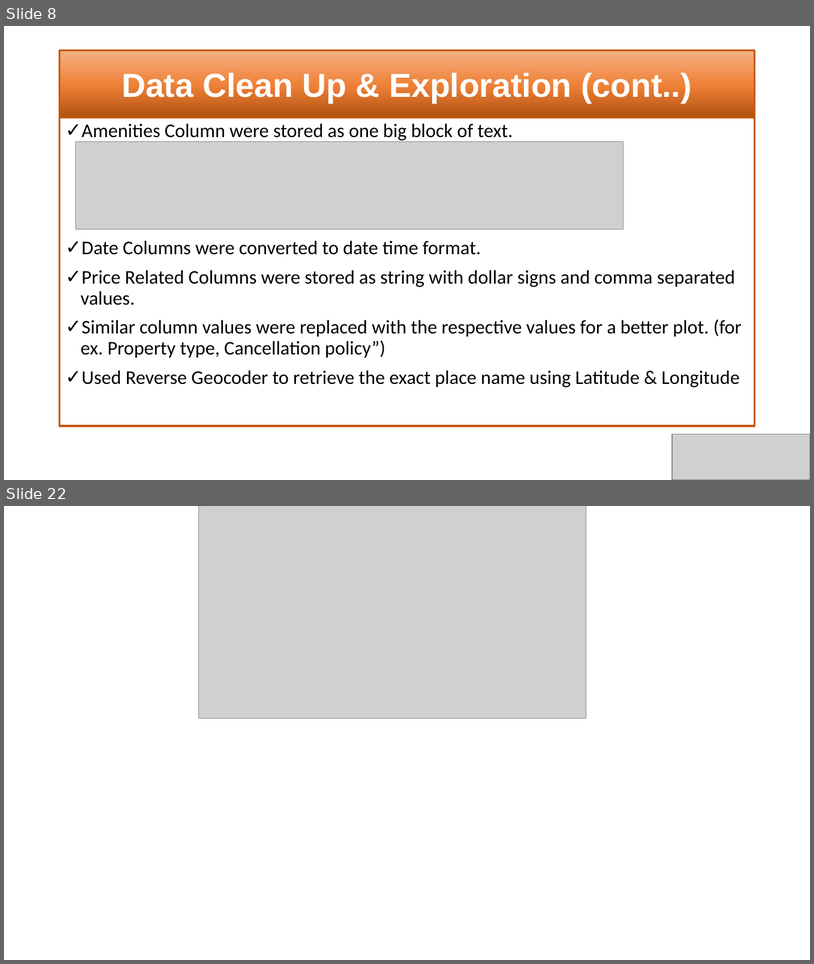
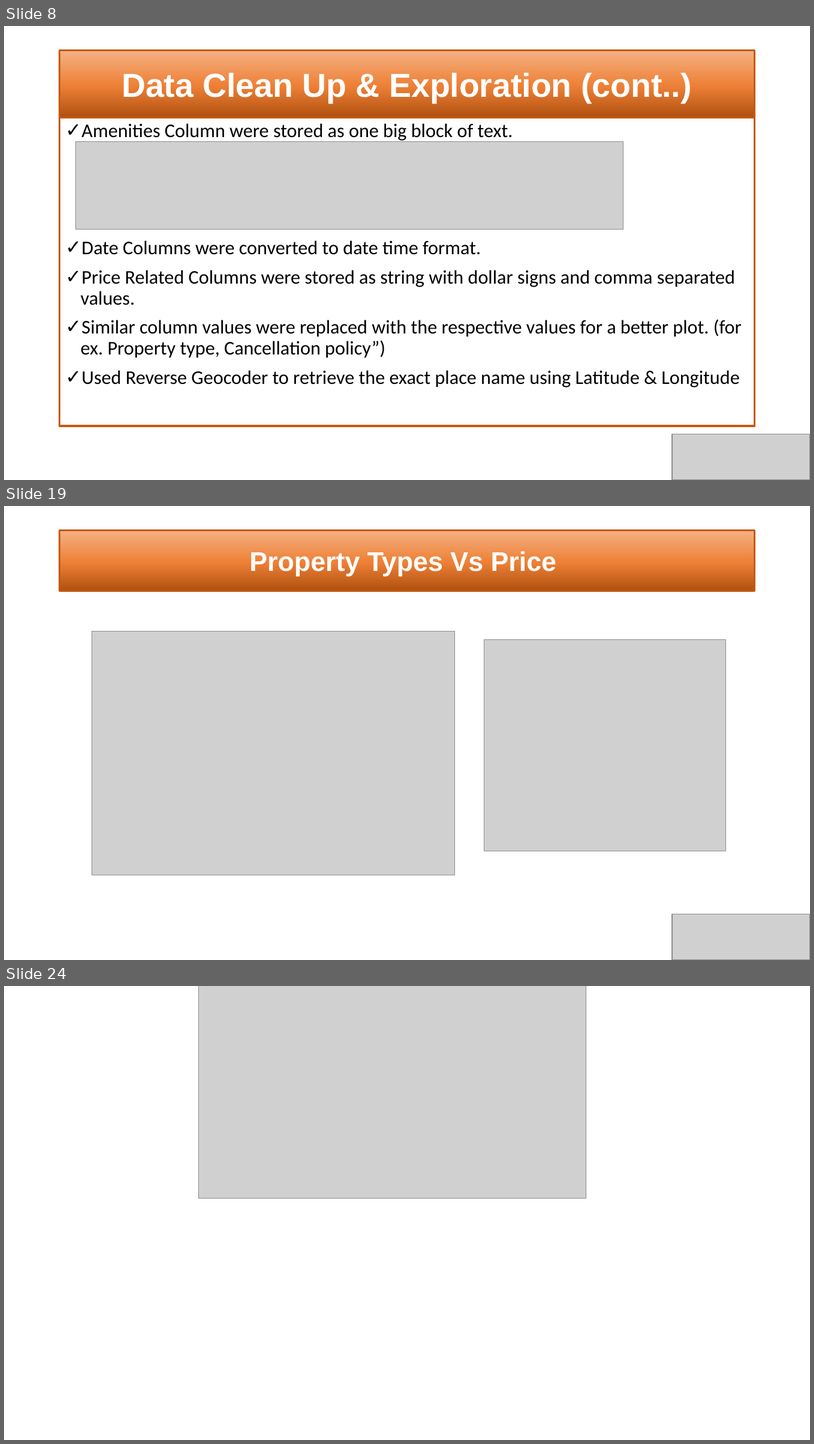
Before and after one commit to SaranyaPandiaraj/Futuristic-Airbnb, a slide deck: Futuristic_Airbnb.pptx. Shown one above the other, each under a label of ours: slides 8 and 22 before the commit, slides 8, 19 and 24 after it; the slides between them are not shown. The pictures are 814x964 and 814x1444 pixels, drawn with LibreOffice and Linux fonts; fonts in the diff are those of the drawing; grey boxes stand for pictures. Boxes give left, top, right and bottom in pixels: in the first picture for what was removed or moved away, otherwise in the second. Text is boxed around its words. In the diff, an @@ line names an element or a change of style, - is before the commit and + after.

```diff
--- a/Futuristic_Airbnb.pptx
+++ b/Futuristic_Airbnb.pptx
@@ slide 19 added at (x1=4, y1=506, x2=810, y2=960), background #FFFFFF @@
@@ title added at (x1=60, y1=530, x2=755, y2=591), fill gradient #B0500F to #EE8137 to #F4B183, outline #C55A11 2.25 pt, 32 pt, text #FFFFFF, bold @@
+Property Types Vs Price
@@ picture added at (x1=92, y1=631, x2=455, y2=875) @@
@@ picture added at (x1=485, y1=639, x2=726, y2=851) @@
@@ picture added at (x1=672, y1=914, x2=810, y2=960) @@
@@ what was slide 22 is now slide 24 @@
```
Also in this commit, not shown: 5 slides changed, 10 other slides added, 9 slides removed.
